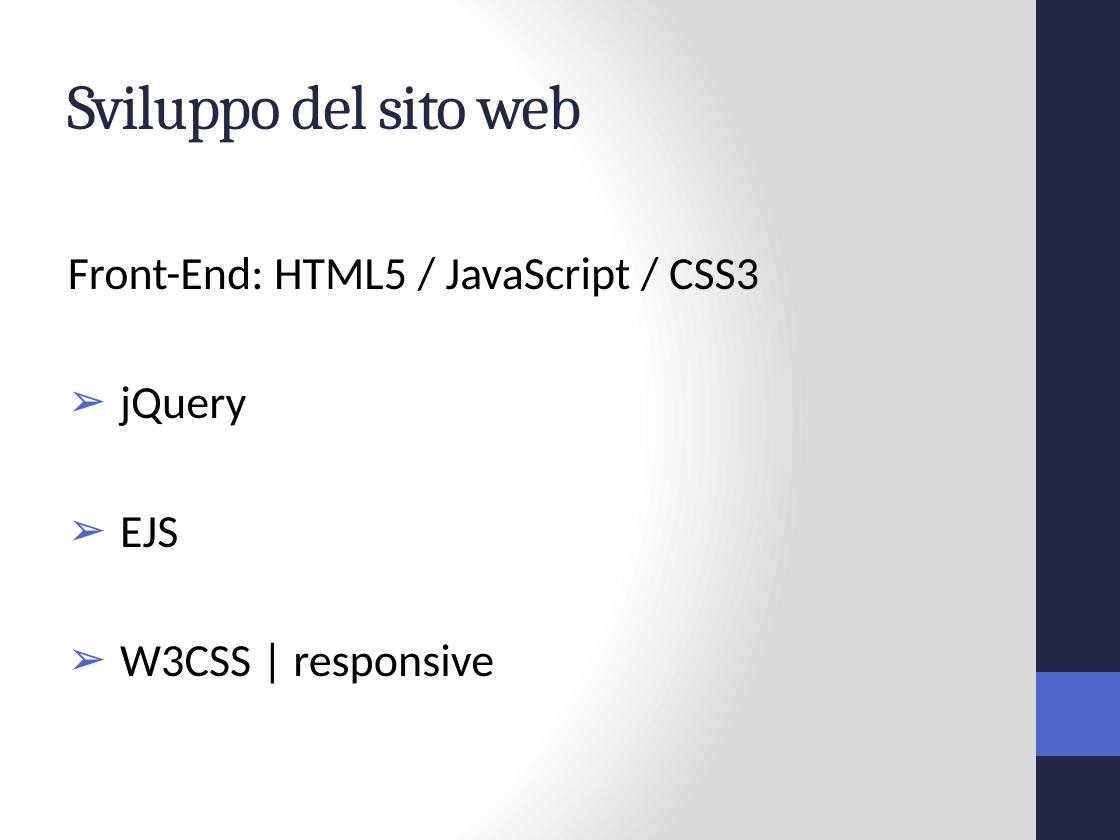
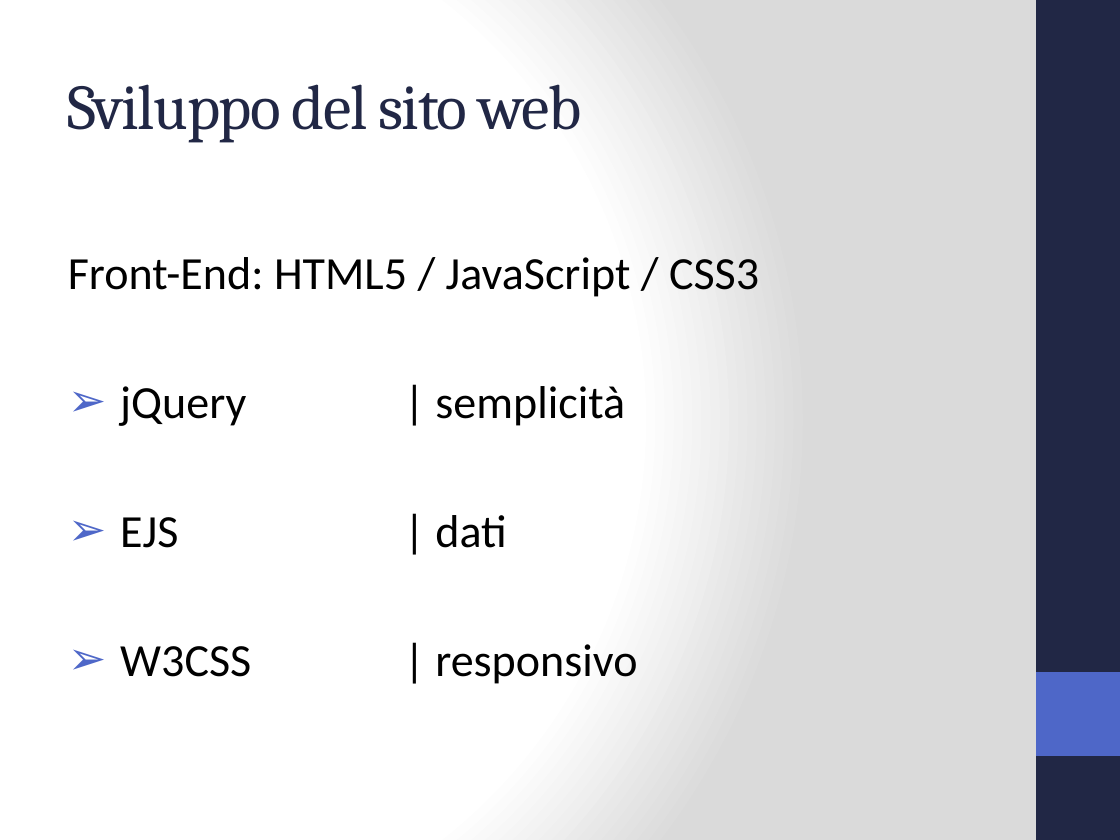
Before and after one commit to Jolsty/SimSim, a slide deck: slide 7 of Tesi_Sistema_Accessi_IoT_Andrei_Ciulpan_872394/presentazione/Sistema Accessi IoT.pptx. Drawn at 1120x840 pixels with LibreOffice and Linux fonts; fonts in the diff are those of the drawing. Boxes give left, top, right and bottom in pixels: in the first picture for what was removed or moved away, otherwise in the second. Text is boxed around its words. In the diff, an @@ line names an element or a change of style, - is before the commit and + after.

```diff
--- a/Tesi_Sistema_Accessi_IoT_Andrei_Ciulpan_872394/presentazione/Sistema Accessi IoT.pptx
+++ b/Tesi_Sistema_Accessi_IoT_Andrei_Ciulpan_872394/presentazione/Sistema Accessi IoT.pptx
@@ text at [120,386,637,684]: text changed @@
-➢ jQuery
-➢ EJS
-➢ W3CSS | responsive
+➢ jQuery | semplicità
+➢ EJS | dati
+➢ W3CSS | responsivo
```
Also in this commit, not shown: 1 other slide changed.
